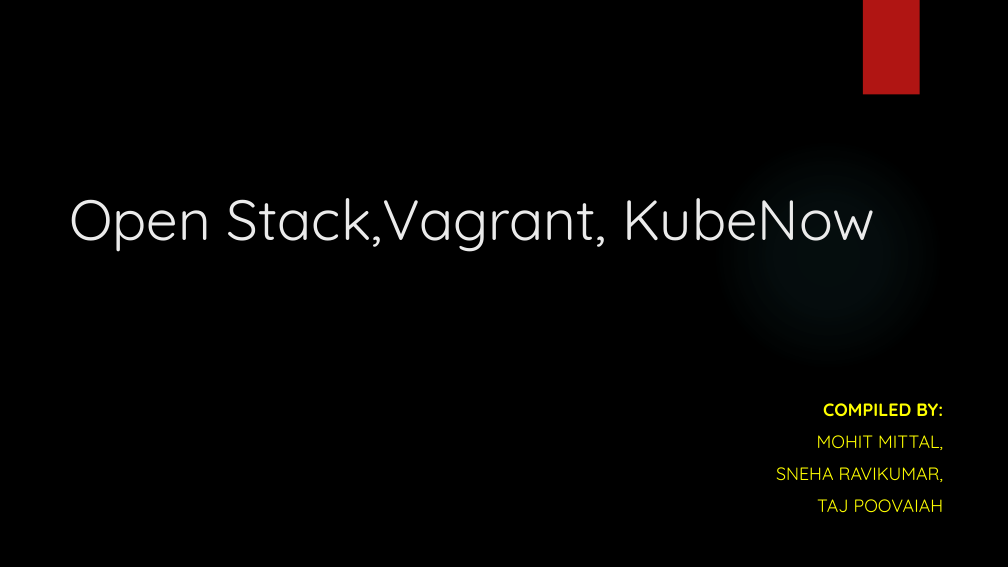
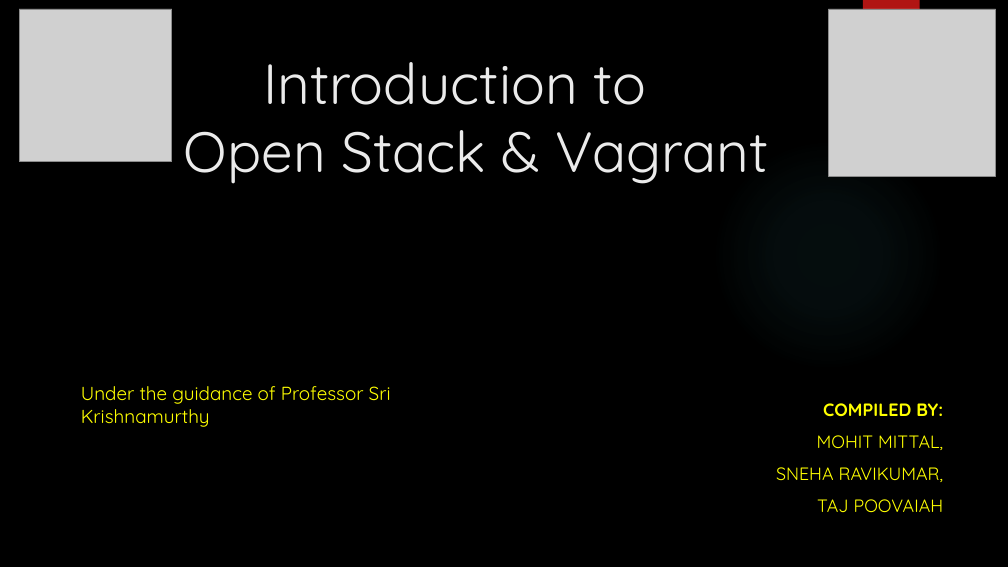
Before and after one commit to pptaj/ADS_Presentation, a slide deck: slide 1 of ADS_Presentation.pptx. Drawn at 1008x567 pixels with LibreOffice and Linux fonts; fonts in the diff are those of the drawing; grey boxes stand for pictures; background and template pictures are left out. Boxes give left, top, right and bottom in pixels: in the first picture for what was removed or moved away, otherwise in the second. Text is boxed around its words. In the diff, an @@ line names an element or a change of style, - is before the commit and + after.

```diff
--- a/ADS_Presentation.pptx
+++ b/ADS_Presentation.pptx
@@ picture added at (19, 9, 172, 162) @@
@@ picture added at (829, 9, 996, 176) @@
@@ title at (184, 62, 769, 184): text changed @@
-Open Stack,Vagrant, KubeNow
+Introduction to
+Open Stack & Vagrant
@@ text added at (81, 386, 391, 427), 18 pt, text #FFFF00 @@
+Under the guidance of Professor Sri Krishnamurthy
```
Also in this commit, not shown: 4 other slides changed, 6 slides added, 2 slides removed.
